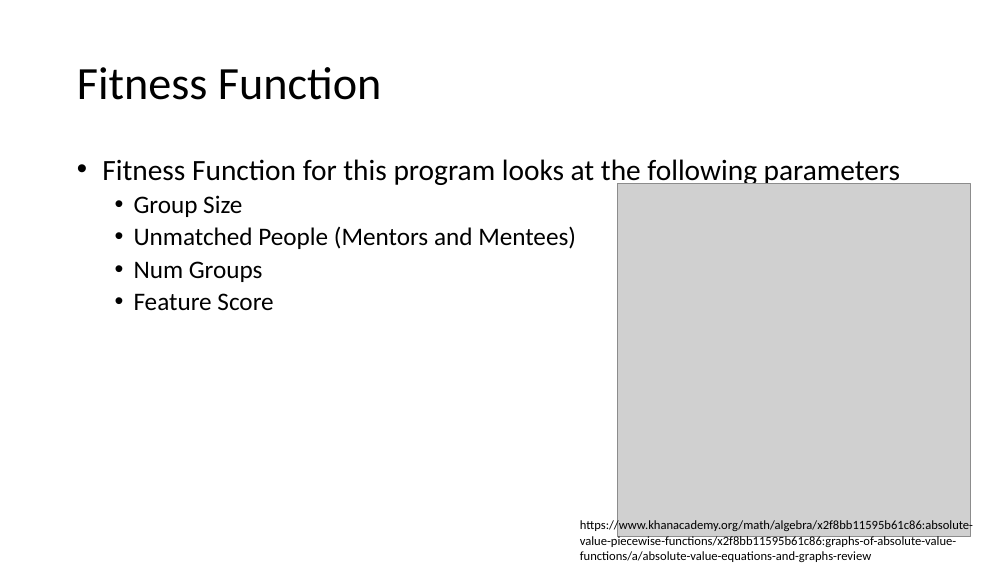
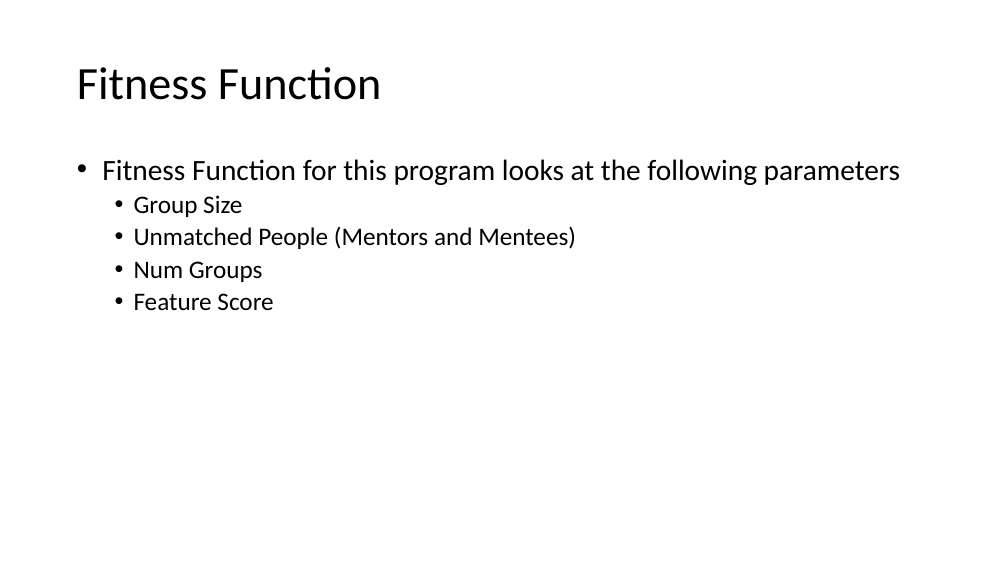
Before and after one commit to Prehealth-Mentors/SchedulePicker, a slide deck: slide 4 of Powerpoint Overview.pptx (slide 5 before the commit). Drawn at 1008x567 pixels with LibreOffice and Linux fonts; fonts in the diff are those of the drawing; grey boxes stand for pictures. Boxes give left, top, right and bottom in pixels: in the first picture for what was removed or moved away, otherwise in the second. Text is boxed around its words. In the diff, an @@ line names an element or a change of style, - is before the commit and + after.

```diff
--- a/Powerpoint Overview.pptx
+++ b/Powerpoint Overview.pptx
@@ picture removed at [617,184,970,537] @@
@@ text removed at [580,519,973,562] @@
-https://www.khanacademy.org/math/algebra/x2f8bb11595b61c86:absolute-value-piecewise-functions/x2f8bb11595b61c86:graphs-of-absolute-value-functions/a/absolute-value-equations-and-graphs-review
```
Also in this commit, not shown: 1 other slide changed, 1 slide added, 2 slides removed, 7 other files.
